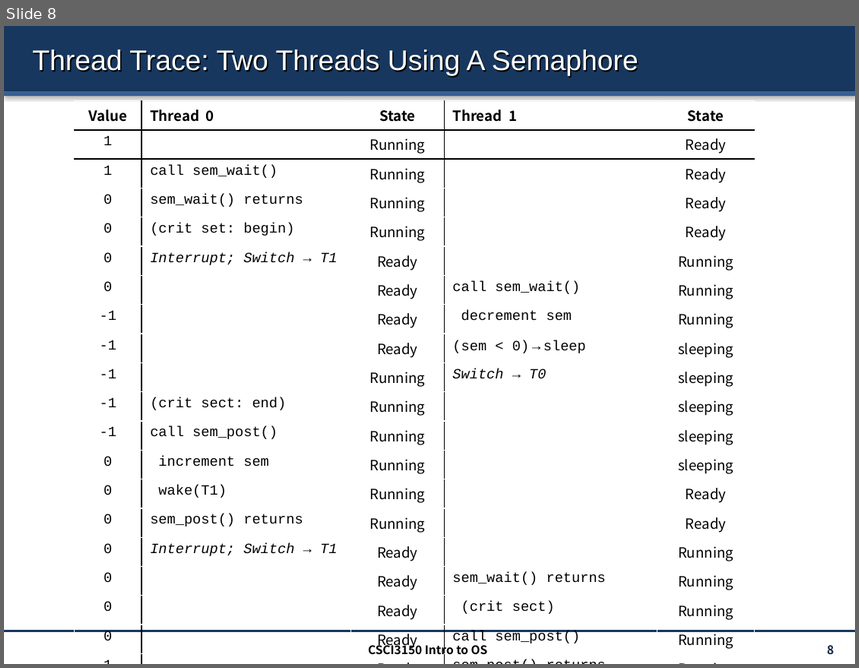
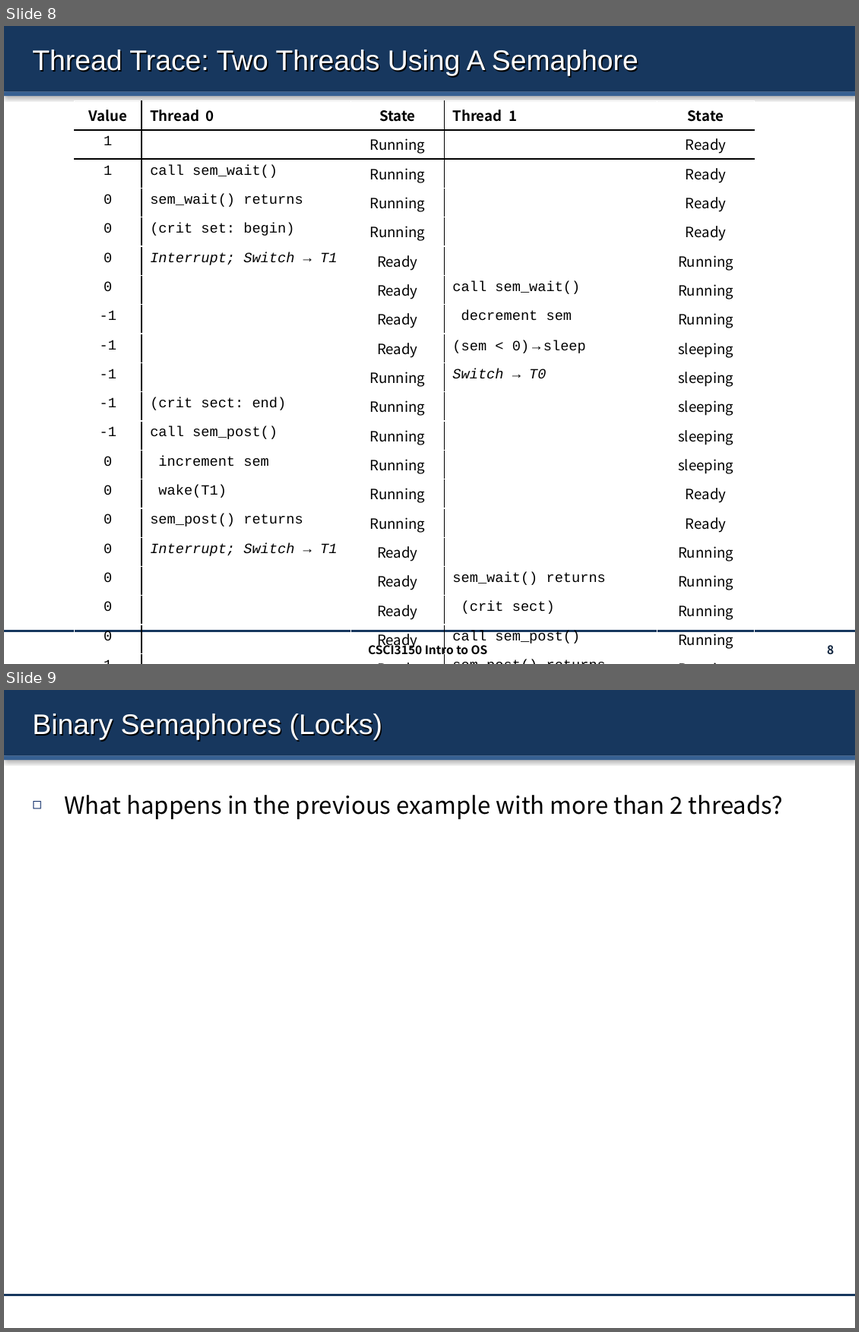
Before and after one commit to henryhxu/CSCI3150, a slide deck: lectures/lec7_sema.pptx. Shown one above the other, each under a label of ours: slide 8 before the commit, slides 8 and 9 after it. The pictures are 859x668 and 859x1332 pixels, drawn with LibreOffice and Linux fonts; fonts in the diff are those of the drawing. Boxes give left, top, right and bottom in pixels: in the first picture for what was removed or moved away, otherwise in the second. Text is boxed around its words. In the diff, an @@ line names an element or a change of style, - is before the commit and + after.

```diff
--- a/lectures/lec7_sema.pptx
+++ b/lectures/lec7_sema.pptx
@@ slide 9 added at <box>4,690,855,1328</box>, background #FFFFFF; not listed: 3 template elements that a slide beside it also shows @@
@@ title added at <box>32,714,382,740</box>, 24 pt, text #FFFFFF @@
+Binary Semaphores (Locks)
@@ text added at <box>64,795,784,819</box>, 20 pt, text #000000 @@
+◻ What happens in the previous example with more than 2 threads?
```
Also in this commit, not shown: 2 slides changed, 1 other file.
